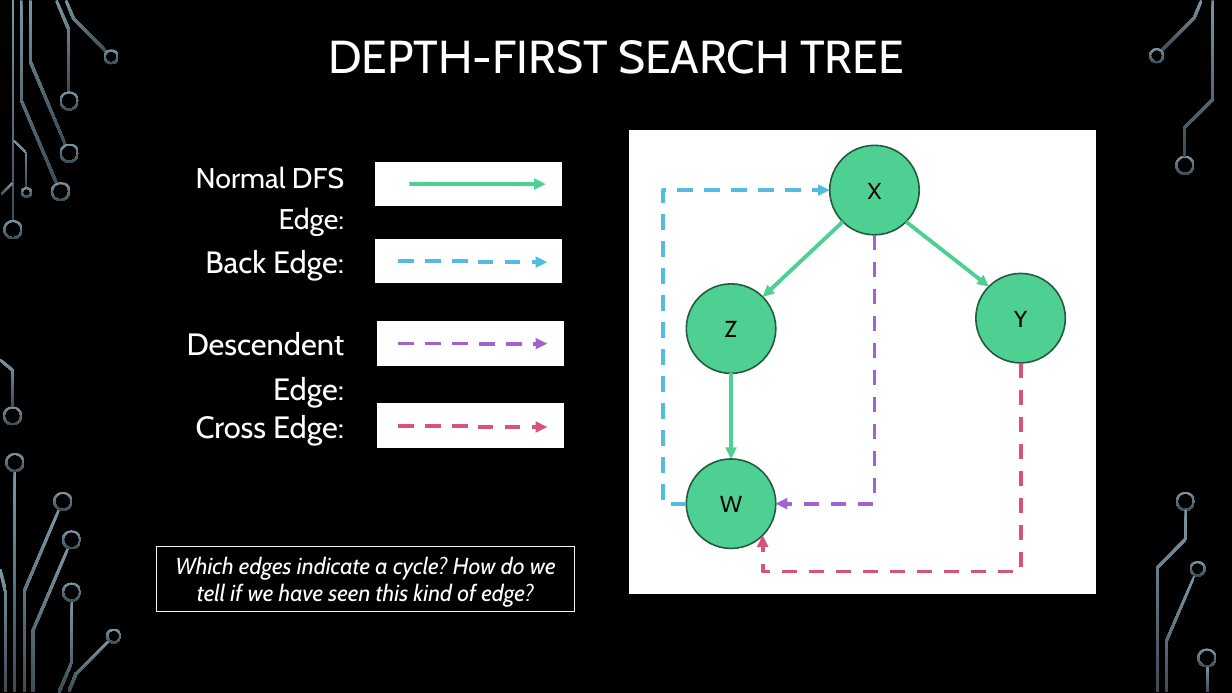
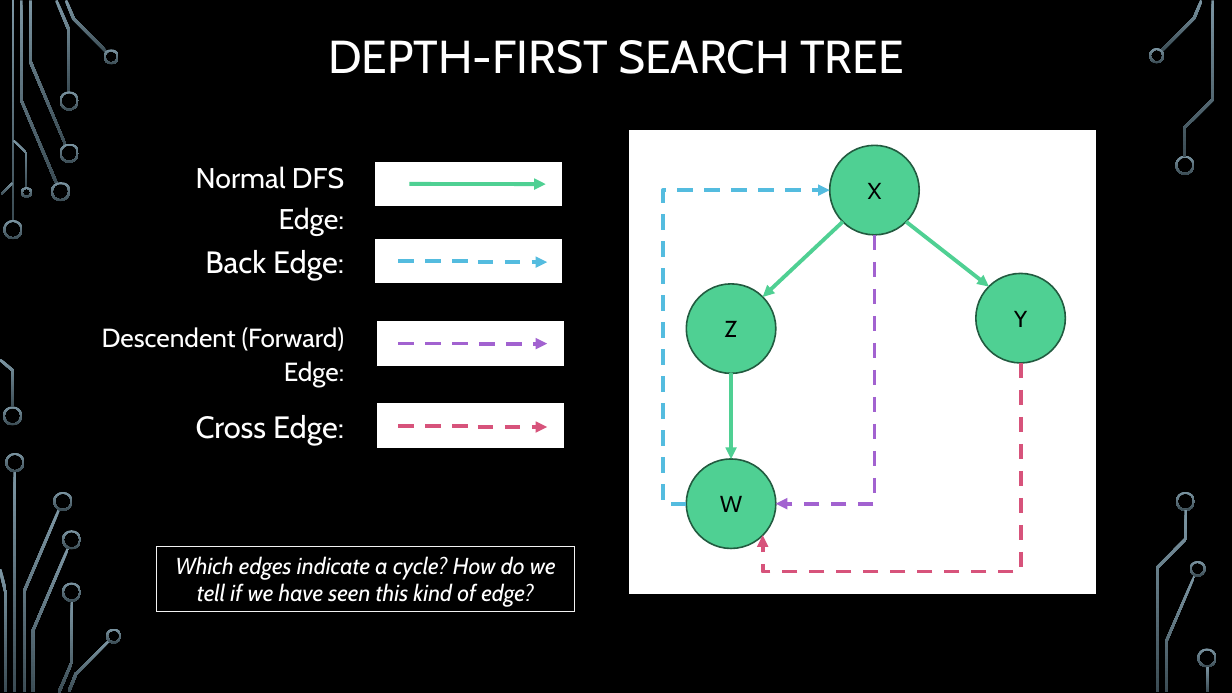
Before and after one commit to markfloryan/dsa2, a slide deck: slide 19 of slides/01-2-GraphsDFSTopoSCC.pptx. Drawn at 1232x693 pixels with LibreOffice and Linux fonts; fonts in the diff are those of the drawing; background and template pictures are left out. Boxes give left, top, right and bottom in pixels: in the first picture for what was removed or moved away, otherwise in the second. Text is boxed around its words. In the diff, an @@ line names an element or a change of style, - is before the commit and + after.

```diff
--- a/slides/01-2-GraphsDFSTopoSCC.pptx
+++ b/slides/01-2-GraphsDFSTopoSCC.pptx
@@ text at (x1=102, y1=327, x2=345, y2=387): text changed; size 24 to 20.4 pt @@
-Descendent Edge:
+Descendent (Forward) Edge:
```
Also in this commit, not shown: 2 other slides changed, 2 slides added, 3 other files.
